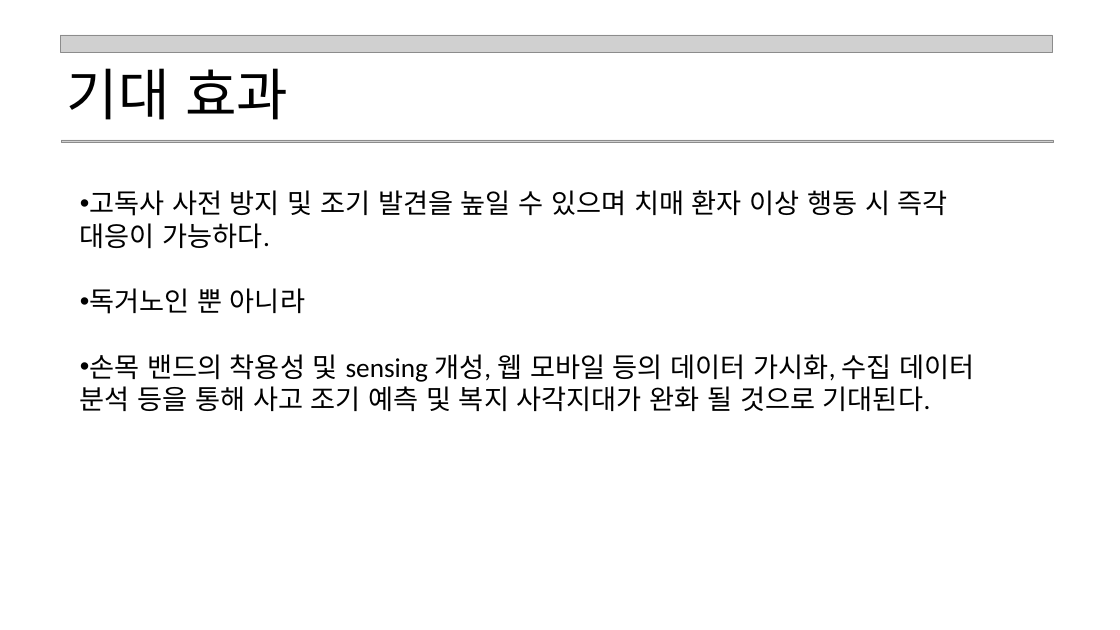
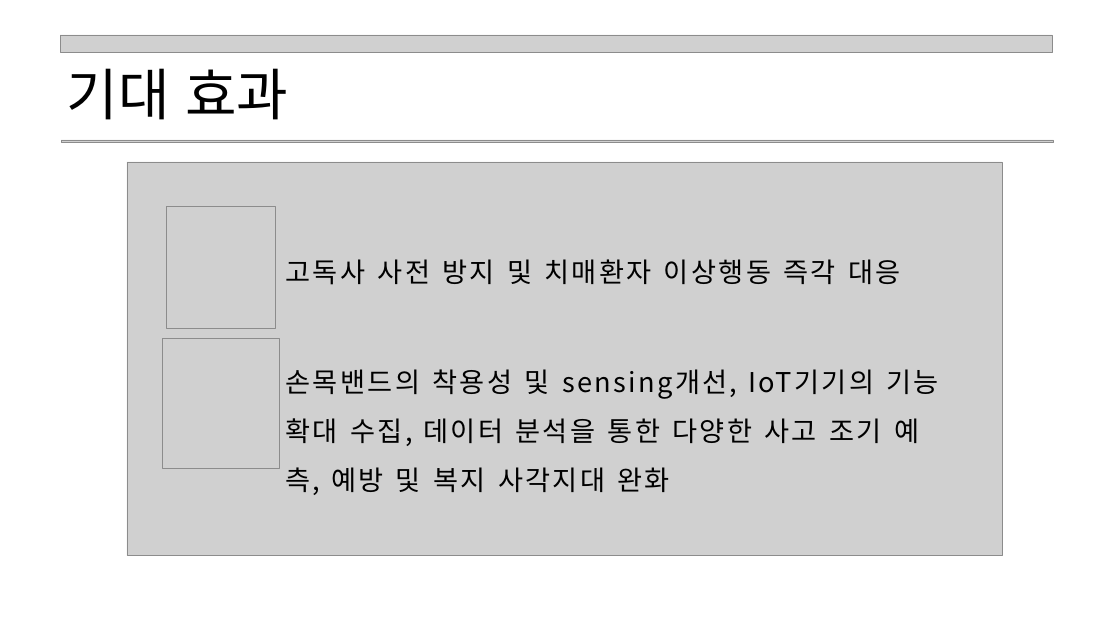
Before and after one commit to agitated-deduction/elderlyCareSystem, a slide deck: slide 28 of agitd_arra/발표 양식-웹.pptx. Drawn at 1120x630 pixels with LibreOffice and Linux fonts; fonts in the diff are those of the drawing; grey boxes stand for pictures. Boxes give left, top, right and bottom in pixels: in the first picture for what was removed or moved away, otherwise in the second. Text is boxed around its words. In the diff, an @@ line names an element or a change of style, - is before the commit and + after.

```diff
--- a/agitd_arra/발표 양식-웹.pptx
+++ b/agitd_arra/발표 양식-웹.pptx
@@ picture added at [127, 162, 1002, 556] @@
@@ text removed at [80, 190, 975, 411] @@
-• 고독사 사전 방지 및 조기 발견을 높일 수 있으며 치매 환자 이상 행동 시 즉각 대응이 가능하다.
-• 독거노인 뿐 아니라
-• 손목 밴드의 착용성 및 sensing 개성, 웹 모바일 등의 데이터 가시화, 수집 데이터 분석 등을 통해 사고 조기 예측 및 복지 사각지대가 완화 될 것으로 기대된다.
@@ picture added at [166, 207, 276, 328] @@
@@ text added at [286, 259, 900, 285], 35 pt, text #000000 @@
+고독사 사전 방지 및 치매환자 이상행동 즉각 대응
@@ picture added at [162, 338, 279, 468] @@
@@ text added at [285, 369, 939, 495], 35 pt, text #000000 @@
+손목밴드의 착용성 및 sensing개선, IoT기기의 기능 확대 수집, 데이터 분석을 통한 다양한 사고 조기 예측, 예방 및 복지 사각지대 완화
```
Also in this commit, not shown: 6 other files.
